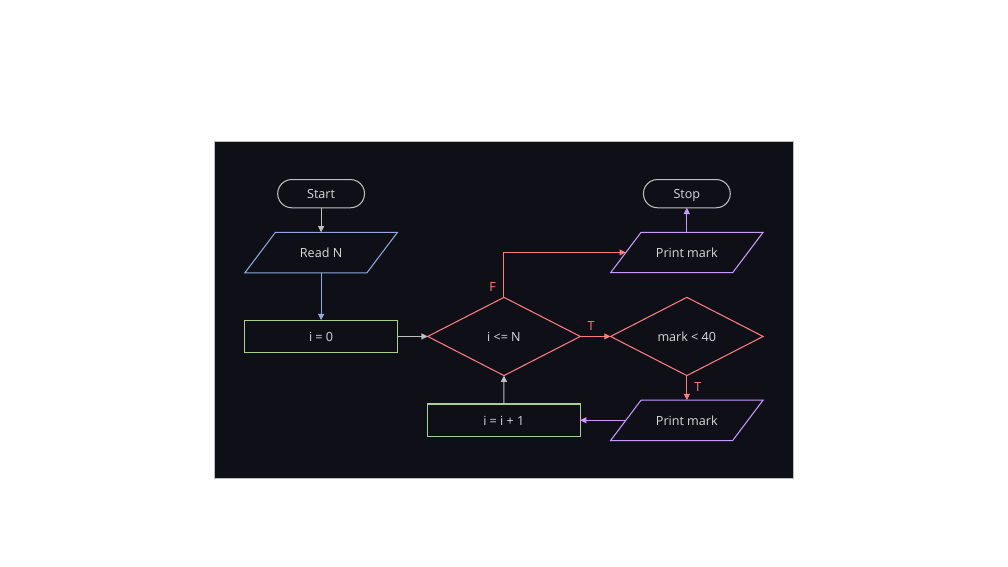
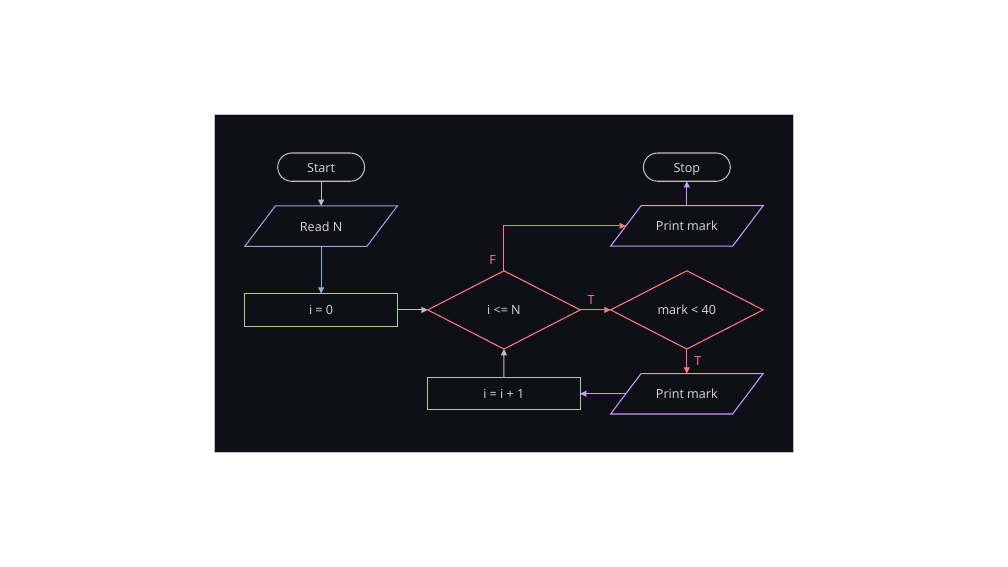
Before and after one commit to LimJY03/JavaMatriculation, a slide deck: slide 11 of Past Year Theory Questions/Resources/resources.pptx. Drawn at 1008x567 pixels with LibreOffice and Linux fonts; fonts in the diff are those of the drawing. Boxes give left, top, right and bottom in pixels: in the first picture for what was removed or moved away, otherwise in the second. Text is boxed around its words. In the diff, an @@ line names an element or a change of style, - is before the commit and + after.

```diff
--- a/Past Year Theory Questions/Resources/resources.pptx
+++ b/Past Year Theory Questions/Resources/resources.pptx
@@ 8 arrows, 3 texts, 3 flow chart input outputs, 2 rectangles, 2 pill shapes, 2 diamonds, 1 elbow arrow: place and size @@
-8 arrows, 3 texts, 3 flow chart input outputs, 2 rectangles, 2 pill shapes, 2 diamonds, 1 elbow arrow at (215, 141, 794, 479)
+8 arrows, 3 texts, 3 flow chart input outputs, 2 rectangles, 2 pill shapes, 2 diamonds, 1 elbow arrow at (215, 115, 794, 453)
@@ rectangle "i = 0": place and size @@
-rectangle "i = 0" at (245, 321, 398, 353)
+rectangle "i = 0" at (245, 293, 398, 326)
```
Also in this commit, not shown: 1 other slide changed, 1 slide added, 1 other file.
